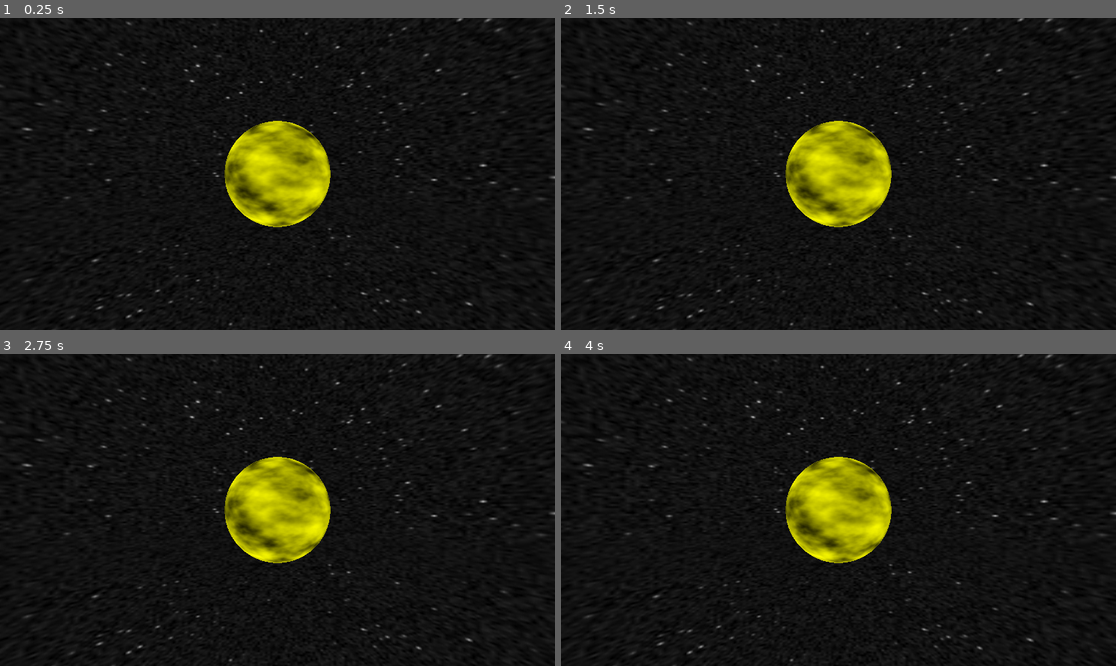
Above: before the commit, frames 1-4 (two rows, left to right).
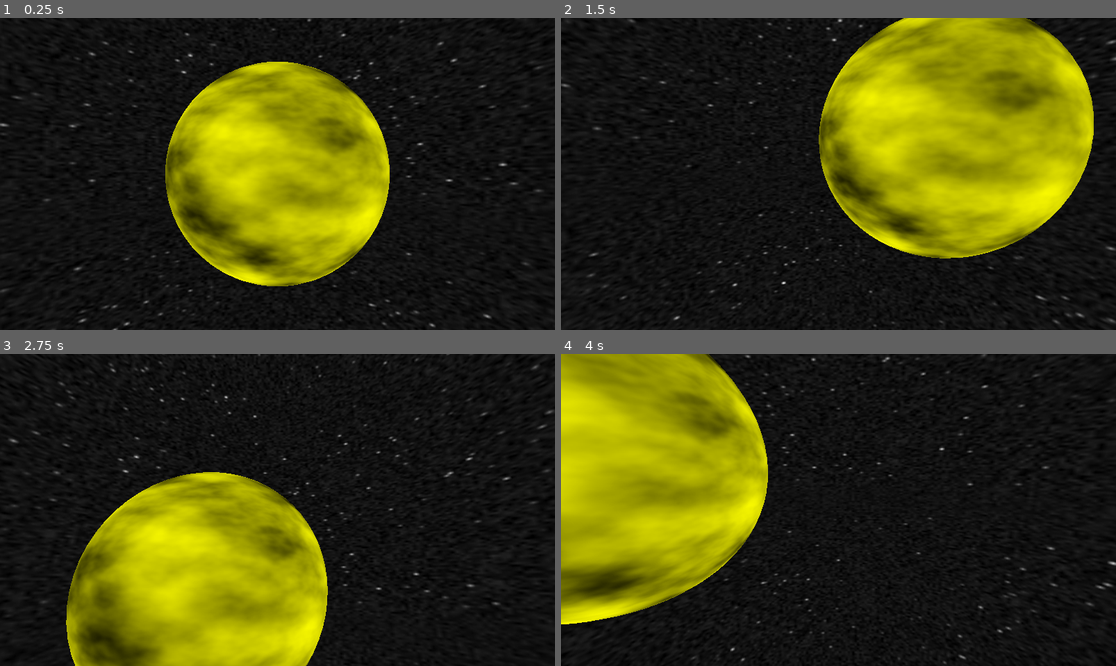
Above: after the commit, the same moments.

Repository: ProsESportu/hackathon2026
Game: Godot game, scene res://scenes/Main.tscn
Two runs of this game, one before a commit and one after it. Both use one fixed random seed, a clock stepped at 60 frames per second and the inputs below. Before the commit the project starts from res://collision_shape_3d.tscn.
Inputs (mouse positions are in pixels of both pictures, inside the frame that each line leads up to):
- Up to frame 1 (0.25 s): no input
- Up to frame 2 (1.5 s): tap Enter at 0.5 s; move the mouse to (960, 158) at 0.52 s; hold D 0.53-1.25 s; tap E at 0.6 s; click (960, 158) at 0.67 s; tap Space at 0.77, 1.07 s; tap Q at 0.8 s; drag from (727, 189) to (810, 236) at 1.27 s
- Up to frame 3 (2.75 s): move the mouse to (333, 441) at 2.02 s; hold D from 2.03 s (still down); tap Ctrl at 2.1 s; click (333, 441) at 2.17 s; tap Space at 2.3 s
- Up to frame 4 (4 s): release D at 2.75 s; tap Space at 2.75, 3.77 s; drag from (810, 572) to (672, 463) at 2.77 s; tap Enter at 3.5 s; move the mouse to (1005, 556) at 3.52 s; hold A from 3.53 s (still down); tap E at 3.6 s; click (1005, 556) at 3.67 s; tap Q at 3.8 s

The runs differ from the first frame. In frame 1, 22% of the frame differs, in the area x 0-100%, y 0-100%; in frame 2, 33%; in frame 3, 27%; in frame 4, 33%.

Commit message:
ruszanie działa ale za duży odstęp

Diff:
--- a/project.godot
+++ b/project.godot
@@ -10,10 +10,14 @@
 
 [application]
 
-config/name="Nowy projekt gry"
-run/main_scene="res://collision_shape_3d.tscn"
+config/name="Orbital Hunter"
+run/main_scene="res://scenes/Main.tscn"
 config/features=PackedStringArray("4.6", "GL Compatibility")
 config/icon="res://icon.svg"
+
+[autoload]
+
+InputBridge="*res://scripts/input_bridge.gd"
 
 [physics]
 
--- /dev/null
+++ b/scenes/Main.tscn
@@ -0,0 +1,66 @@
+[gd_scene load_steps=15 format=3]
+
+[ext_resource type="PackedScene" path="res://scenes/PlayerSat.tscn" id="1_player"]
+
+[sub_resource type="Gradient" id="Gradient_sky"]
+offsets = PackedFloat32Array(0, 0.8604651, 1)
+colors = PackedColorArray(0, 0, 0, 1, 0.1295681, 0.1295681, 0.1295681, 1, 1, 1, 1, 1)
+
+[sub_resource type="FastNoiseLite" id="FastNoiseLite_sky"]
+noise_type = 0
+frequency = 1.0
+
+[sub_resource type="NoiseTexture2D" id="NoiseTexture2D_sky"]
+noise = SubResource("FastNoiseLite_sky")
+color_ramp = SubResource("Gradient_sky")
+seamless = true
+
+[sub_resource type="PanoramaSkyMaterial" id="PanoramaSkyMaterial_sky"]
+panorama = SubResource("NoiseTexture2D_sky")
+
+[sub_resource type="Sky" id="Sky_main"]
+sky_material = SubResource("PanoramaSkyMaterial_sky")
+
+[sub_resource type="Environment" id="Environment_main"]
+background_mode = 2
+sky = SubResource("Sky_main")
+tonemap_mode = 2
+
+[sub_resource type="PhysicsMaterial" id="PhysicsMaterial_earth"]
+
+[sub_resource type="SphereShape3D" id="SphereShape3D_earth"]
+
+[sub_resource type="Gradient" id="Gradient_earth"]
+colors = PackedColorArray(0, 0, 0, 1, 1, 1, 0, 1)
+
+[sub_resource type="FastNoiseLite" id="FastNoiseLite_earth"]
+
+[sub_resource type="NoiseTexture2D" id="NoiseTexture2D_earth"]
+noise = SubResource("FastNoiseLite_earth")
+color_ramp = SubResource("Gradient_earth")
+seamless = true
+
+[sub_resource type="StandardMaterial3D" id="StandardMaterial3D_earth"]
+albedo_color = Color(1, 1, 0, 1)
+emission_enabled = true
+emission_texture = SubResource("NoiseTexture2D_earth")
+
+[sub_resource type="SphereMesh" id="SphereMesh_earth"]
+material = SubResource("StandardMaterial3D_earth")
+
+[node name="Main" type="Node3D"]
+
+[node name="WorldEnvironment" type="WorldEnvironment" parent="."]
+environment = SubResource("Environment_main")
+
+[node name="PlayerSat" parent="." instance=ExtResource("1_player")]
+transform = Transform3D(1, 0, 0, 0, 1, 0, 0, 0, 1, 0, 0, 1.11)
+
+[node name="Earth" type="StaticBody3D" parent="."]
+physics_material_override = SubResource("PhysicsMaterial_earth")
+
+[node name="CollisionShape3D" type="CollisionShape3D" parent="Earth"]
+shape = SubResource("SphereShape3D_earth")
+
+[node name="MeshInstance3D" type="MeshInstance3D" parent="Earth"]
+mesh = SubResource("SphereMesh_earth")
--- /dev/null
+++ b/scenes/PlayerSat.tscn
@@ -0,0 +1,12 @@
+[gd_scene load_steps=2 format=3]
+
+[ext_resource type="Script" path="res://scripts/flight_controller.gd" id="1_flightctl"]
+
+[node name="PlayerSat" type="Node3D"]
+script = ExtResource("1_flightctl")
+
+[node name="Camera" type="Camera3D" parent="."]
+current = true
+fov = 70.0
+near = 0.001
+far = 100.0
--- /dev/null
+++ b/scripts/flight_controller.gd
@@ -0,0 +1,77 @@
+extends Node3D
+## 6-DoF arcade flight for the player satellite.
+## Reads exclusively from the InputBridge autoload — never from Input directly.
+## Constants mirror the web prototype's tuning (see CLAUDE.md "Quick reference").
+
+const ROT_ACCEL: float = 2.8
+const ROT_DAMP_PER_SEC: float = 0.04        # fraction of angular velocity retained per second
+const THRUST_ACCEL: float = 0.0008
+const MAX_SPEED: float = 0.0025              # ~16 km/s in scene units
+const VEL_DAMP_PER_SEC: float = 0.985        # light drag
+const EARTH_COLLISION_FLOOR: float = 1.015   # scene radius
+const START_ALT_SCENE: float = 1.11          # ~700 km altitude in scene units
+const FRAME_REF_HZ: float = 60.0             # prototype thrust was per-frame at 60 Hz
+
+# Tracked state
+var ang_vel: Vector3 = Vector3.ZERO
+var velocity: Vector3 = Vector3.ZERO
+
+func _ready() -> void:
+	# Only nudge to a default orbit if the scene placed us at origin.
+	if global_position.length() < 0.001:
+		global_position = Vector3(0.0, 0.0, START_ALT_SCENE)
+
+func _process(delta: float) -> void:
+	_apply_mouse_look()
+	_apply_angular_velocity(delta)
+	_apply_thrust(delta)
+	_integrate_position(delta)
+	_enforce_earth_floor()
+
+func _apply_mouse_look() -> void:
+	# Mouse rotates the body directly — no inertia, snappy aim.
+	var look := InputBridge.consume_look()
+	if look == Vector2.ZERO:
+		return
+	# Yaw around global up keeps horizon stable; pitch around local right.
+	rotate_y(look.x)
+	rotate_object_local(Vector3.RIGHT, look.y)
+
+func _apply_angular_velocity(delta: float) -> void:
+	# Rate axes (gyro pad, EEG jitter) feed angular accel with damping.
+	var f: float = clamp(InputBridge.focus, 0.0, 1.0)
+	var jitter: float = (1.0 - f) * 0.4
+	ang_vel.x += (InputBridge.pitch * ROT_ACCEL + (randf() - 0.5) * jitter) * delta
+	ang_vel.y += (InputBridge.yaw   * ROT_ACCEL + (randf() - 0.5) * jitter) * delta
+	ang_vel.z += (InputBridge.roll  * ROT_ACCEL) * delta
+
+	ang_vel *= pow(ROT_DAMP_PER_SEC, delta)
+
+	if ang_vel.length_squared() > 0.0:
+		rotate_object_local(Vector3.RIGHT,   ang_vel.x * delta)
+		rotate_object_local(Vector3.UP,      ang_vel.y * delta)
+		rotate_object_local(Vector3.FORWARD, ang_vel.z * delta)
+
+func _apply_thrust(delta: float) -> void:
+	var basis := global_transform.basis
+	var fwd: Vector3 = -basis.z   # camera-forward in Godot
+	var right: Vector3 = basis.x
+	var up: Vector3 = basis.y
+
+	var accel_dir: Vector3 = fwd * InputBridge.thrust + right * InputBridge.strafe + up * InputBridge.lift
+	# Match the prototype's per-frame-at-60Hz feel: a = THRUST_ACCEL * 60 per second.
+	velocity += accel_dir * (THRUST_ACCEL * FRAME_REF_HZ) * delta
+
+	var sp: float = velocity.length()
+	if sp > MAX_SPEED:
+		velocity *= MAX_SPEED / sp
+	velocity *= pow(VEL_DAMP_PER_SEC, delta)
+
+func _integrate_position(delta: float) -> void:
+	global_position += velocity * delta
+
+func _enforce_earth_floor() -> void:
+	var r: float = global_position.length()
+	if r < EARTH_COLLISION_FLOOR:
+		global_position = global_position.normalized() * EARTH_COLLISION_FLOOR
+		velocity = Vector3.ZERO
--- /dev/null
+++ b/scripts/input_bridge.gd
@@ -0,0 +1,69 @@
+extends Node
+## InputBridge — the single input source for flight.
+##
+## Keyboard polls into rate axes each frame. Mouse-motion events accumulate
+## into look deltas, consumed (and zeroed) by the flight controller each frame.
+## External hardware (gyro pad, EEG) will write the same axes — never read
+## from Input.is_*_pressed in flight_controller; read from here.
+
+# ---- rate axes (-1..1) — what the flight controller integrates ----
+var pitch: float = 0.0   # +1 = nose up   (gyro pad later; keyboard does not set this — mouse handles look)
+var yaw: float = 0.0     # +1 = nose right (same)
+var roll: float = 0.0    # +1 = roll right (Q/E)
+var thrust: float = 0.0  # +1 = forward   (W/S)
+var strafe: float = 0.0  # +1 = right     (A/D)
+var lift: float = 0.0    # +1 = up        (Space/Ctrl)
+var focus: float = 1.0   # 0..1 — EEG attention; multiplies scan speed, low focus adds reticle jitter
+
+# ---- mouse-look (radians, accumulated per frame, consumed by flight controller) ----
+var _look_dx: float = 0.0  # yaw delta (positive = look right)
+var _look_dy: float = 0.0  # pitch delta (positive = look up)
+
+@export var mouse_sensitivity: float = 0.0022  # rad per pixel
+@export var invert_mouse_y: bool = false
+
+func _ready() -> void:
+	# Capture mouse on startup so flight feels right immediately.
+	Input.mouse_mode = Input.MOUSE_MODE_CAPTURED
+	# Make sure we still get input even if no other node grabs it.
+	process_mode = Node.PROCESS_MODE_ALWAYS
+
+func _unhandled_input(event: InputEvent) -> void:
+	if event is InputEventMouseMotion:
+		if Input.mouse_mode == Input.MOUSE_MODE_CAPTURED:
+			# Mouse right -> yaw right (look right)
+			_look_dx += -event.relative.x * mouse_sensitivity
+			# Mouse up   -> pitch up
+			var dy_sign := 1.0 if invert_mouse_y else -1.0
+			_look_dy += dy_sign * event.relative.y * mouse_sensitivity
+		return
+
+	if event is InputEventKey and event.pressed and not event.echo:
+		if event.keycode == KEY_ESCAPE:
+			# Toggle capture so the user can alt-tab / use the editor.
+			if Input.mouse_mode == Input.MOUSE_MODE_CAPTURED:
+				Input.mouse_mode = Input.MOUSE_MODE_VISIBLE
+			else:
+				Input.mouse_mode = Input.MOUSE_MODE_CAPTURED
+		return
+
+	if event is InputEventMouseButton and event.pressed and event.button_index == MOUSE_BUTTON_LEFT:
+		if Input.mouse_mode == Input.MOUSE_MODE_VISIBLE:
+			Input.mouse_mode = Input.MOUSE_MODE_CAPTURED
+
+func _process(_delta: float) -> void:
+	# Poll keyboard into the rate axes. is_physical_key_pressed uses physical
+	# layout so this still works on non-QWERTY layouts.
+	roll = _axis(KEY_E, KEY_Q)        # E = roll right (+), Q = roll left (-)
+	thrust = _axis(KEY_W, KEY_S)
+	strafe = _axis(KEY_D, KEY_A)
+	lift = _axis(KEY_SPACE, KEY_CTRL)
+
+static func _axis(positive: Key, negative: Key) -> float:
+	return float(Input.is_physical_key_pressed(positive)) - float(Input.is_physical_key_pressed(negative))
+
+func consume_look() -> Vector2:
+	var out := Vector2(_look_dx, _look_dy)
+	_look_dx = 0.0
+	_look_dy = 0.0
+	return out
Not shown, changed: .gitignore
